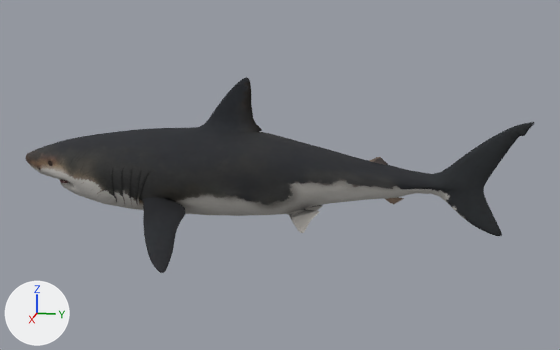
One commit to the OBJ model ProyectoFinal/ProyectoFinal/Models/Dinos/Megalodon.obj: the scene before it, then after it.
Before and after are seen from a camera (50 mm lens) standing at (-10.06, 26.32, 6.43) and looking at (-26.43, 23.05, 2.34). Every picture has the same lights, and +X, +Y and +Z are marked at lower left. Where no turn or scale is listed for an object, it has been applied to the vertices.

In view in the first picture: 'Megalodon'.
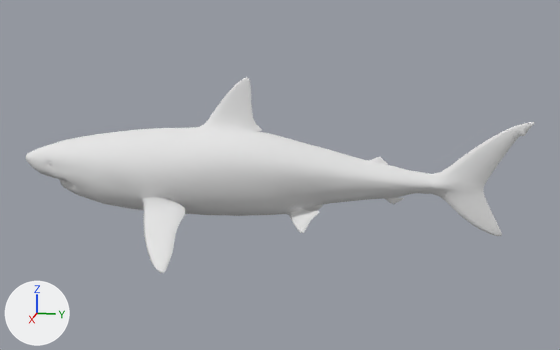
The newer file is also rescaled (x1.682), turned or shifted as a whole; pictures and numbers use the older file's frame.

Changed parts and their boxes (x1, y1, x2, y2) in the pictures (560 x 350 px):
'Megalodon', recoloured (black to white)
    both: (26, 77, 535, 273)

The edits, one by one:
Material 'Megalodon:lambert2SG' (mat_megalodon_lambert2sg) is new.
Its base color is (0.8, 0.8, 0.8) (white #e7e7e7).
Its roughness is 1.0.
me_megalodon has 1999 vertices, 3750 faces and spans x -28.57..-24.26, y 16.95..28.34, z 0.71..4.49.
me_megalodon no longer uses material mat_lambert2sg (picture img_megalodon_jpg).
me_megalodon now uses material mat_megalodon_lambert2sg (white #e7e7e7).
